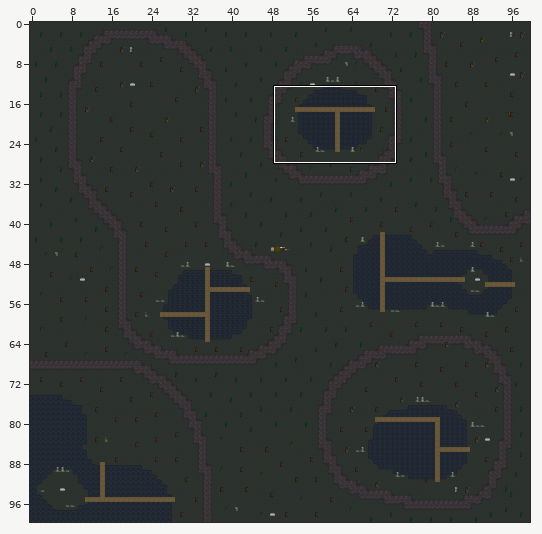
Two states of a Tiled map (JSON), assets/tilemap/nightmare.json. Above, an overview of the earlier version with the close-up marked.
Close-up. Before the commit:
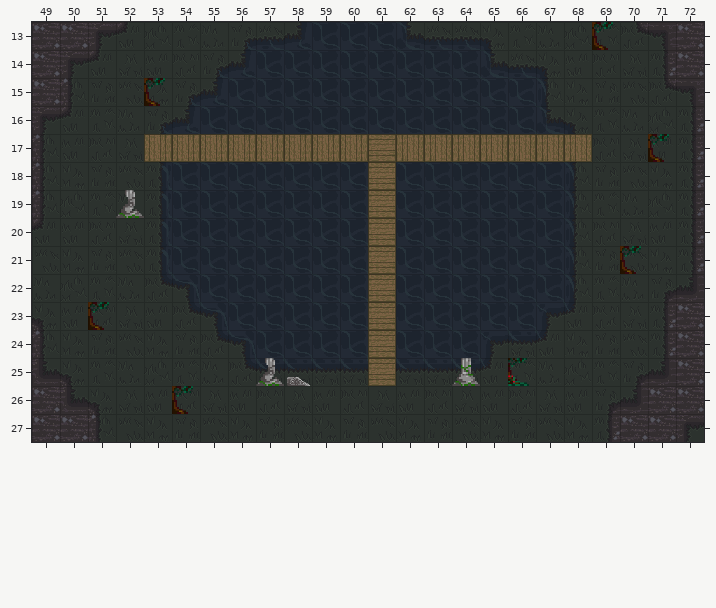
Cells are 32x32 px. Shown: x 49..72, y 13..27. The commit also changed other parts of the map, which this record leaves out.
And afterwards:
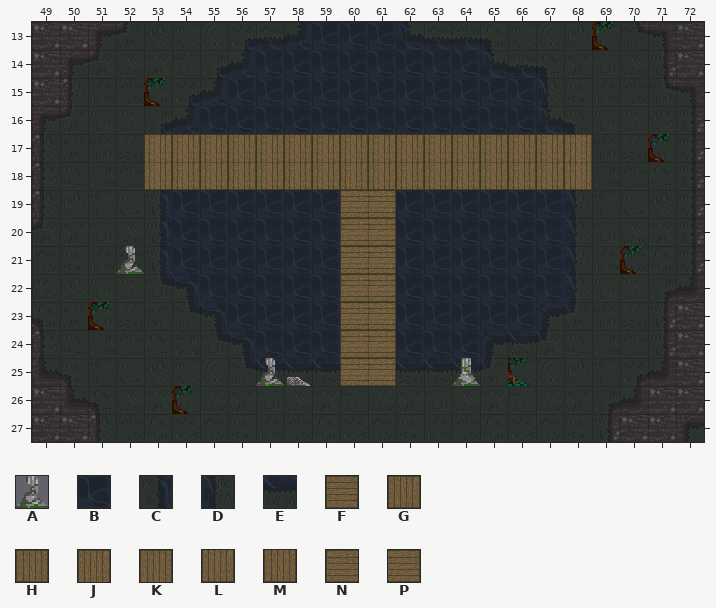
Key: from "nightmare_spritesheet": A 11, B 362, C 368, D 372, E 386, F 392, G 393, H 401, J 408, K 409, L 416, M 417, N 418, P 419.
_ is an empty cell, . an unchanged one.
Objects are placed by their top-left corner, in cells (3,4 is the top-left corner of cell 3,4); size is 1x1 cell unless given.
The edit:
--- layer "waterTile"
@@ x 53..68 @@
-18 CBBBBBBB.BBBBBBD
-19 .......B........
-20 .......B........
-21 .......B........
-22 .......B........
-23 .......B........
-24 .......B........
-25 .......E........
+18 ________._______
+19 ......._........
+20 ......._........
+21 ......._........
+22 ......._........
+23 ......._........
+24 ......._........
+25 ......._........
--- layer "bridgeTile"
@@ x 53..68 @@
-17 GGGGGGGGFHHHHHHH
-18 ________F_______
-19 ......._F.......
-20 ......._F.......
-21 ......._F.......
-22 ......._F.......
-23 ......._F.......
-24 ......._F.......
-25 ......._F.......
+17 JJJJJJJJJJJJJJJK
+18 LLLLLLLLLLLLLLLM
+19 .......NP.......
+20 .......NP.......
+21 .......NP.......
+22 .......NP.......
+23 .......NP.......
+24 .......NP.......
+25 .......NP.......
--- layer "ruinsTall_brokenObj"
-A at 52,19
+A at 52,21
